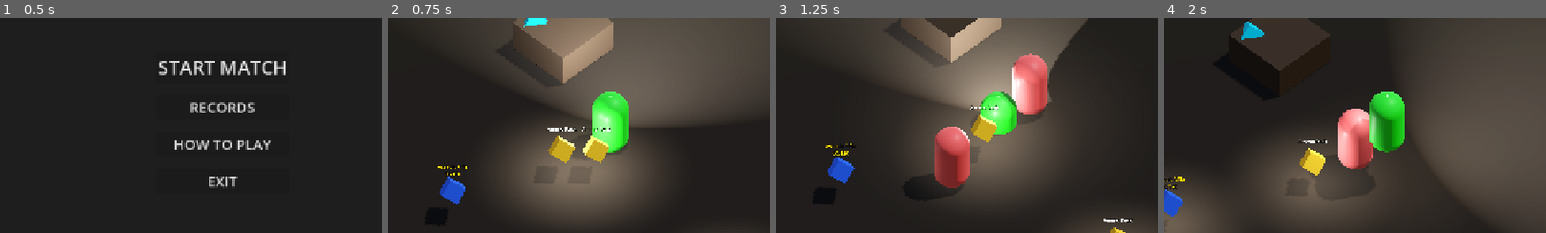
Above: before the commit, frames 1-4 (left to right).
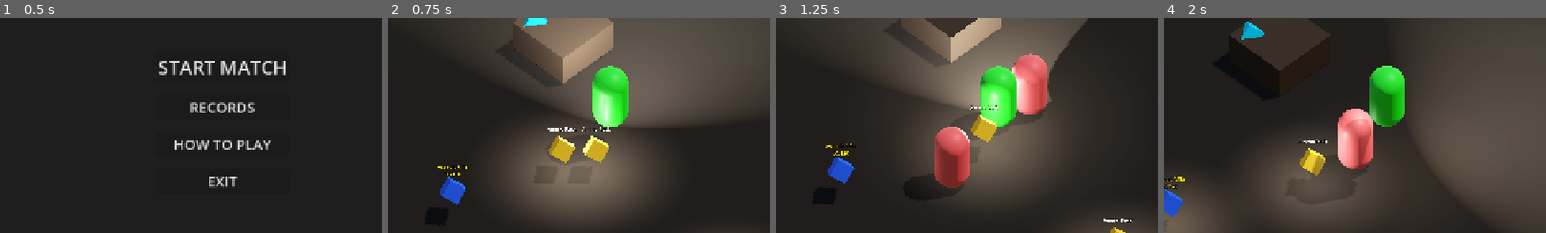
Above: after the commit, the same moments.

Repository: Kyulhee/battle-capsule
Game: Godot game, scene res://src/Main.tscn
The game is run twice, just before and just after one commit, with the same random seed, the same clock (stepped at 60 frames per second) and the same inputs.
Inputs (mouse positions are % of the whole screen's width and height, from its top left):
- Up to frame 1 (0.5 s): no input
- Up to frame 2 (0.75 s): click "START MATCH" at 0.5 s
- Up to frame 3 (1.25 s): no input
- Up to frame 4 (2 s): tap Enter at 1.25 s; move the mouse to (72, 45) at 1.27 s; press the mouse at (72, 45) at 1.28 s; hold D (ui_right) from 1.28 s (still down); tap Space at 1.52 s
The pictures show only the part of the screen within x 21-71%, y 26-76%; the shares and areas given below are measured in that part.

Frame 1 is identical in both runs. In frame 2, 2.8% of the frame differs, in the area x 53-63%, y 22-63%; in frame 3, 2.0%; in frame 4, 3.6%, in the area x 38-63%, y 22-74%.

Commit message:
fix: restore mesh origin y on crouch to prevent player sinking into floor

Diff:
--- a/src/entities/player/Player.gd
+++ b/src/entities/player/Player.gd
@@ -8,6 +8,7 @@
 var is_crouching: bool = false
 var footstep_timer: float = 0.0
 const FOOTSTEP_INTERVAL: float = 0.38
+var _mesh_origin_y: float = 0.0
 
 @onready var interaction_area = $InteractionArea
 var weapon_label: Label = null
@@ -56,6 +57,9 @@
 	kill_feed_container.position.x -= 220
 	kill_feed_container.position.y += 60
 	kill_feed_container.custom_minimum_size = Vector2(200, 0)
+
+	if has_node("MeshInstance3D"):
+		_mesh_origin_y = $MeshInstance3D.position.y
 
 	health_changed.connect(_on_health_changed)
 	shield_changed.connect(_on_shield_changed)
@@ -142,10 +146,10 @@
 	# Crouch: stealth boost when not revealed
 	if is_crouching and reveal_timer <= 0:
 		stealth_modifier = min(stealth_modifier, 0.35)
-	# Crouch visual (squish mesh)
+	# Crouch visual (squish mesh down toward feet, not into ground)
 	if has_node("MeshInstance3D"):
 		$MeshInstance3D.scale.y = 0.55 if is_crouching else 1.0
-		$MeshInstance3D.position.y = -0.225 if is_crouching else 0.0
+		$MeshInstance3D.position.y = _mesh_origin_y - 0.225 if is_crouching else _mesh_origin_y
 	camera_pivot.global_position = global_position
 
 func _process(delta):
